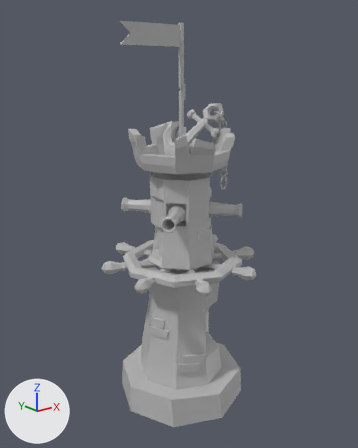
An edit to the FBX model Unity Files/Assets/PlunderSail/Meshes/Enemies/Tower_001_Enemy_001_CrowsNest.fbx, drawn before and after from the same camera.
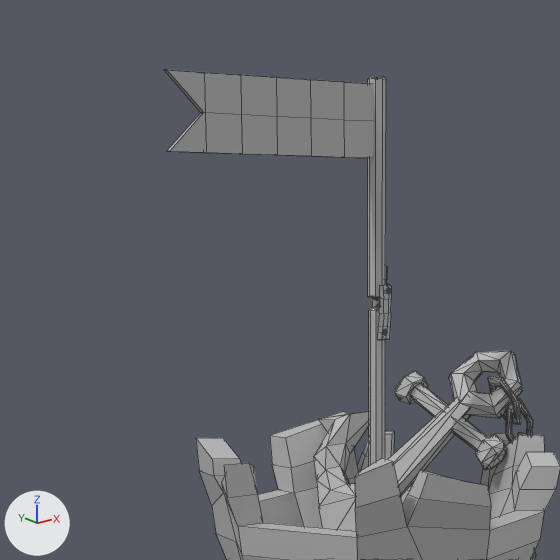
There are two pictures of each version: one whole from a 50 mm camera at (-18.34, -22.7, 19.76) aimed at (-0.09, 0.1, 10.64), one close up on the part from 20% to 66% of the width and 0% to 37% of the height. The axes (+X, +Y, +Z) are drawn at lower left. The lights are the same throughout. The close-ups show mesh edges as thin lines. Where no turn or scale is listed for an object, it has been applied to the vertices. Vertices at the same position are counted once.

In view in the first close-up: 'Tower_001_Enemies_CrowsNest_A'.
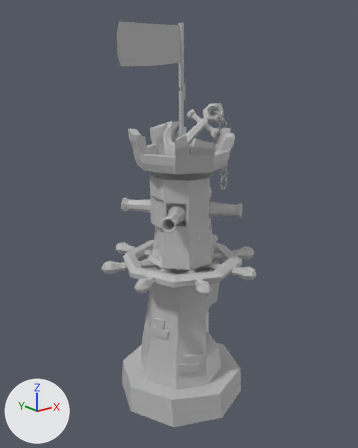
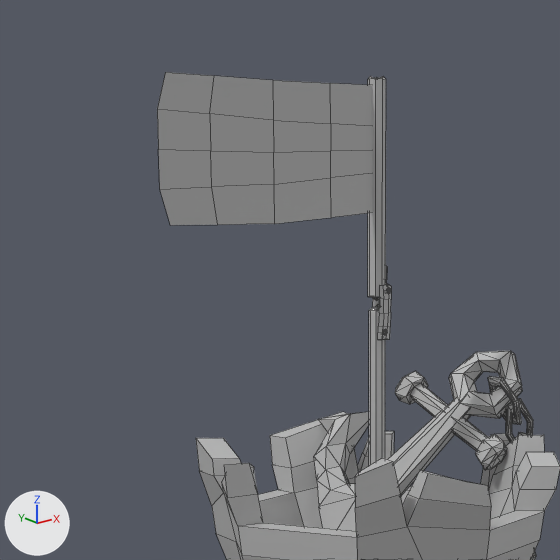
Where the newer file only moved an object's origin or applied its transform, the numbers keep the older frame.

Boxes (x1, y1, x2, y2) around the edits, measured in the close-ups (560 x 560 px):
'Tower_001_Enemies_CrowsNest_A', reshaped: before (164, 70, 560, 560); after (157, 72, 560, 560)
part 1 of me_mesh_001, cut back: before (164, 70, 373, 158); after (157, 72, 372, 225)

The change in detail:
me_mesh_001 is used by ob_tower_001_enemies_crowsnest_a; location (0.0, 0.0, 0.0).
me_mesh_001 had 1187 vertices, 1676 faces and spanned x -4.1..4.1, y -4.1..4.1, z -1.0..22.2.
me_mesh_001 now has 1170 vertices, 1652 faces and spans x -4.2..4.1, y -4.1..4.1, z -1.0..22.2.
Part 1, on me_mesh_001:
40 vertices are removed from x -4.0..-0.1, y 0.0..0.1, z 20.9..22.0.
40 faces are deleted.
1 vertex moves within x -3.3, y 0.0, z 21.5.
15 vertices are added at x -4.2..0.0, y 0.0, z 19.9..22.0.
8 new vertices lie (0.0, 0.0, 0.6) away from vertices in x -4.2..0.0, y 0.0, z 19.9..21.4.
16 new faces join them, mat_flag (grey #bcbcbc).
